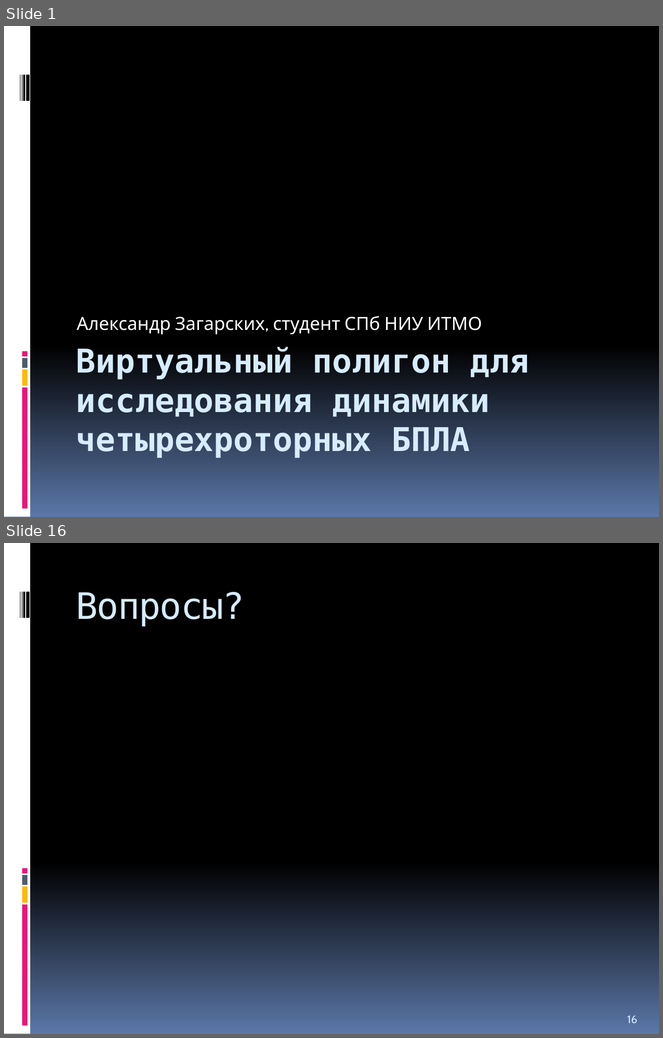
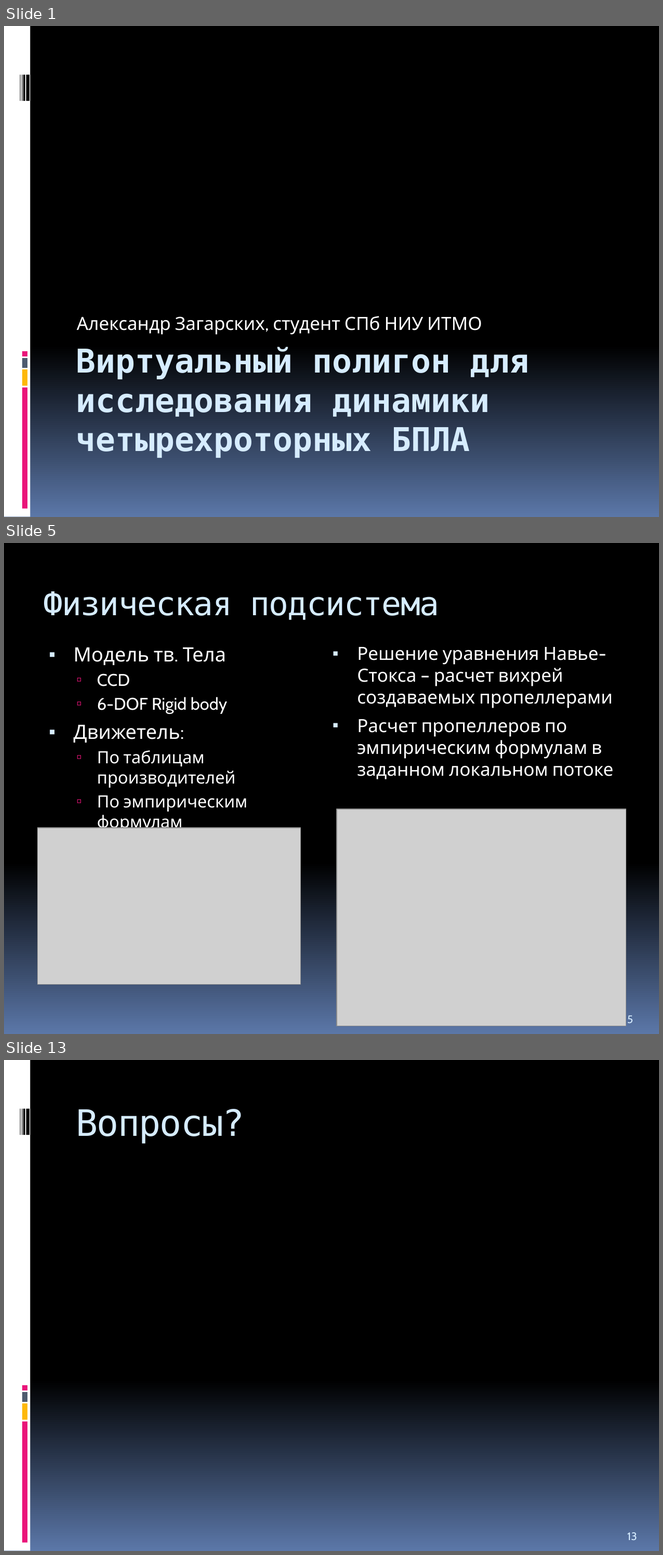
Before and after one commit to Jacobi20/quadro-xds, a slide deck: Docs/Medias2012.pptx. Shown one above the other, each under a label of ours: slides 1 and 16 before the commit, slides 1, 5 and 13 after it; the slides between them are not shown. The pictures are 663x1038 and 663x1555 pixels, drawn with LibreOffice and Linux fonts; fonts in the diff are those of the drawing; grey boxes stand for pictures. Boxes give left, top, right and bottom in pixels: in the first picture for what was removed or moved away, otherwise in the second. Text is boxed around its words. In the diff, an @@ line names an element or a change of style, - is before the commit and + after.

```diff
--- a/Docs/Medias2012.pptx
+++ b/Docs/Medias2012.pptx
@@ slide 5 added at box(4, 543, 659, 1034), background gradient #000000 to #5B77A8 @@
@@ title added at box(43, 591, 440, 620), 36 pt, text #D6ECFF @@
+Физическая подсистема
@@ text added at box(74, 648, 248, 812), 18.6 pt, text #FFFFFF @@
+▪ Модель тв. Тела
+  ▫ CCD
+  ▫ 6-DOF Rigid body
+▪ Движетель:
+  ▫ По таблицам производителей
+  ▫ По эмпирическим формулам
@@ text added at box(357, 647, 614, 780), 20 pt, text #FFFFFF @@
+▪ Решение уравнения Навье-Стокса – расчет вихрей создаваемых пропеллерами
+▪ Расчет пропеллеров по эмпирическим формулам в заданном локальном потоке
@@ picture added at box(337, 809, 626, 1026) @@
@@ picture added at box(37, 828, 301, 984) @@
@@ page number added at box(627, 1016, 633, 1023), 12 pt, text #D6ECFF @@
+5
@@ what was slide 16 is now slide 13 @@
@@ page number at box(627, 1533, 637, 1540): text changed @@
-16
+13
```
Also in this commit, not shown: 7 slides changed, 3 other slides added, 7 slides removed, 6 other files.
